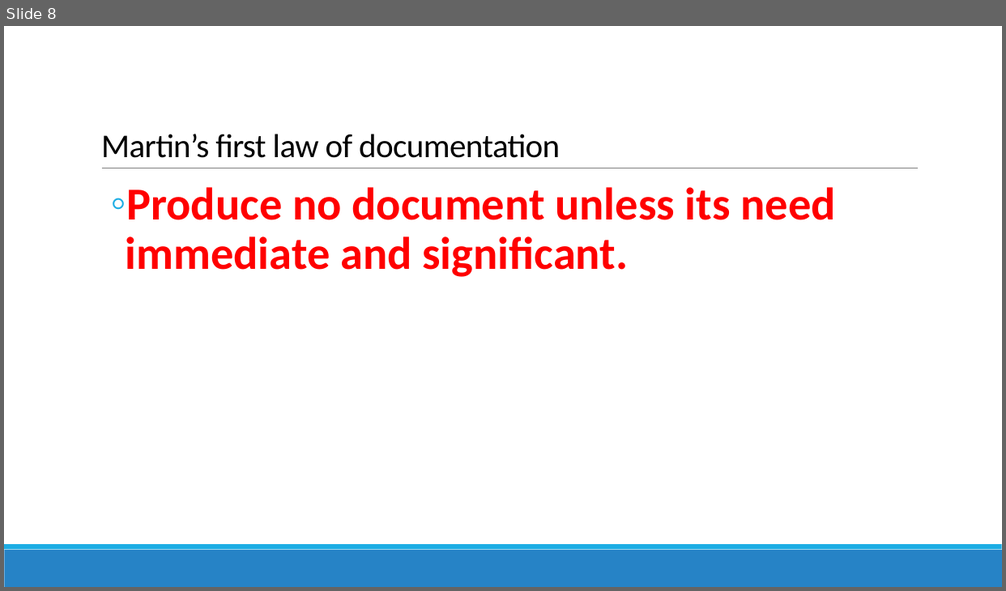
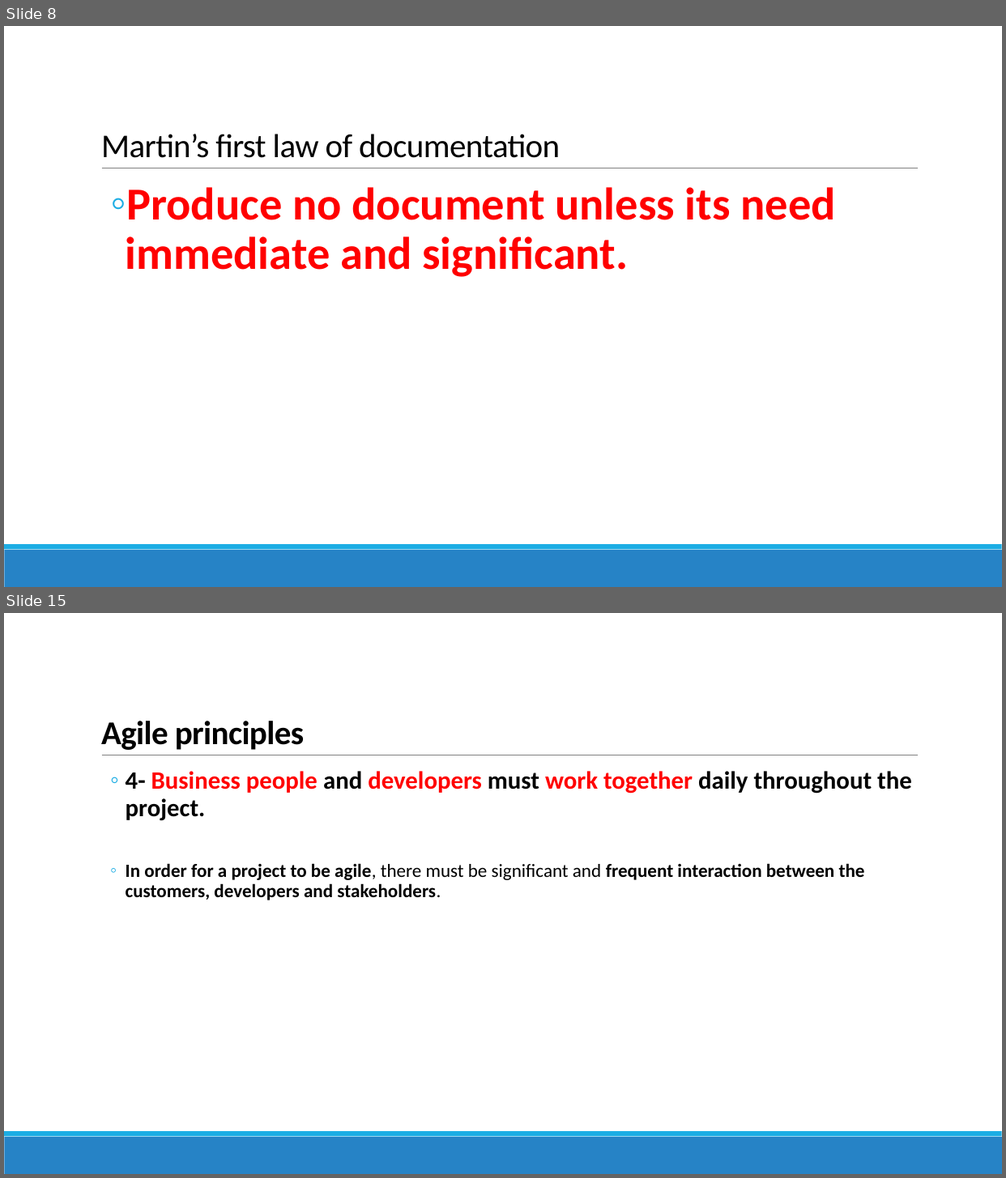
Before and after one commit to reza-arjmandi/Agile-Software-Development-Course, a slide deck: Agile Development.pptx. Shown one above the other, each under a label of ours: slide 8 before the commit, slides 8 and 15 after it; the slides between them are not shown. The pictures are 1006x591 and 1006x1178 pixels, drawn with LibreOffice and Linux fonts; fonts in the diff are those of the drawing. Boxes give left, top, right and bottom in pixels: in the first picture for what was removed or moved away, otherwise in the second. Text is boxed around its words. In the diff, an @@ line names an element or a change of style, - is before the commit and + after.

Commit message:
update Agile Development ppt file

```diff
--- a/Agile Development.pptx
+++ b/Agile Development.pptx
@@ slide 15 added at bbox=[4, 613, 1002, 1174], background #FFFFFF; not listed: 3 template elements that a slide beside it also shows @@
@@ title added at bbox=[101, 721, 304, 750], 32 pt, text #000000, bold @@
+Agile principles
@@ text added at bbox=[126, 771, 912, 901], 18 pt, text #000000, bold @@
+  ◦ 4- Business people and developers must work together daily throughout the project.
+  ◦ In order for a project to be agile, there must be significant and frequent interaction between the customers, developers and stakeholders.
```
Also in this commit, not shown: 14 other slides added.
